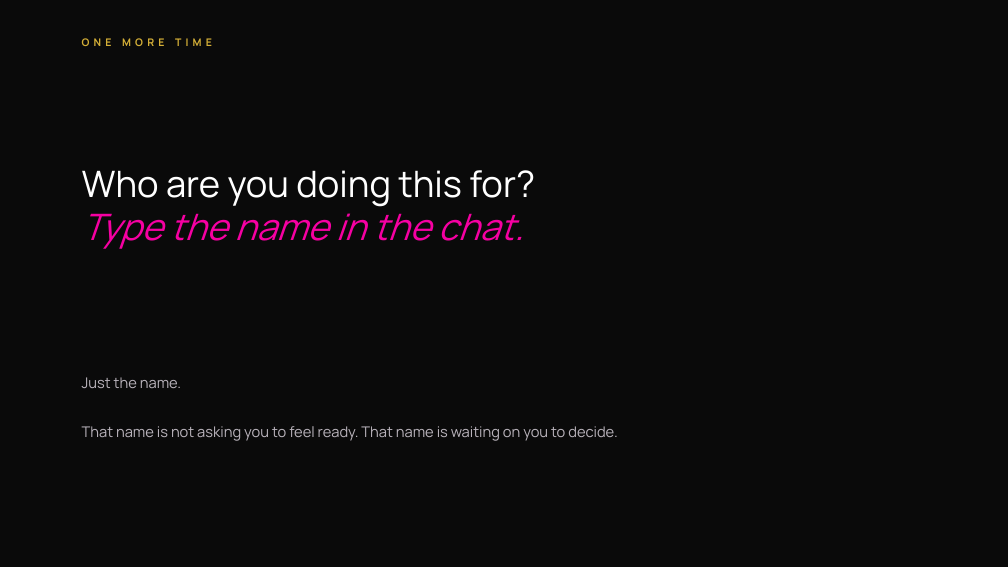
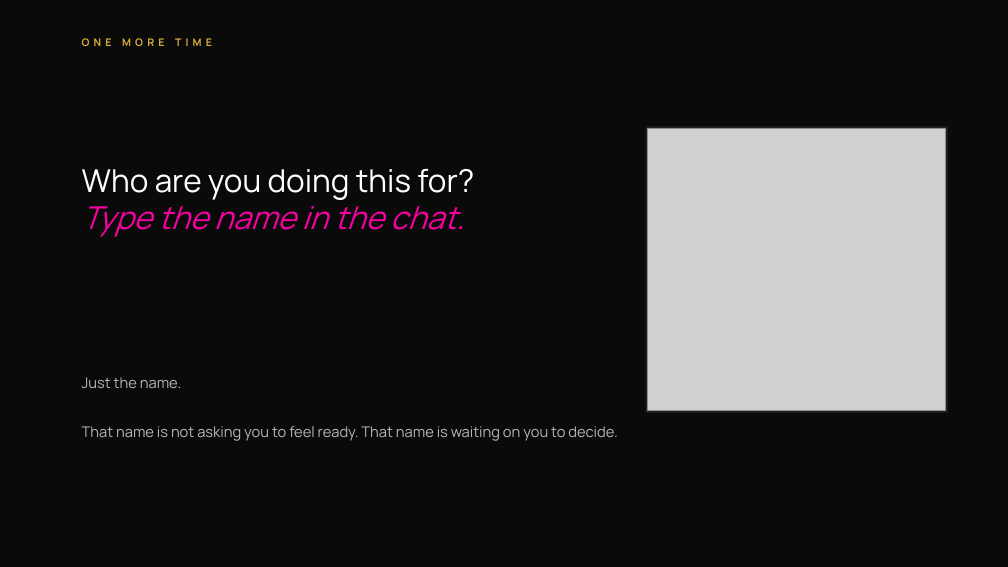
Before and after one commit to destynibeauty-creator/RLU-OFFER, a slide deck: slide 42 of slides/The-Retention-Room.pptx (slide 36 before the commit). Drawn at 1008x567 pixels with LibreOffice and Linux fonts; fonts in the diff are those of the drawing; grey boxes stand for pictures. Boxes give left, top, right and bottom in pixels: in the first picture for what was removed or moved away, otherwise in the second. Text is boxed around its words. In the diff, an @@ line names an element or a change of style, - is before the commit and + after.

```diff
--- a/slides/The-Retention-Room.pptx
+++ b/slides/The-Retention-Room.pptx
@@ rectangle added at [646, 127, 948, 413], fill #262026 @@
@@ picture added at [648, 129, 946, 411] @@
@@ text "Who are you doing this ..." at [82, 169, 474, 237]: size 52 to 45 pt; line spacing 61.4pt to 53.1pt @@
```
Also in this commit, not shown: 18 other slides changed, 7 slides added, 1 slide removed, 26 other files.
